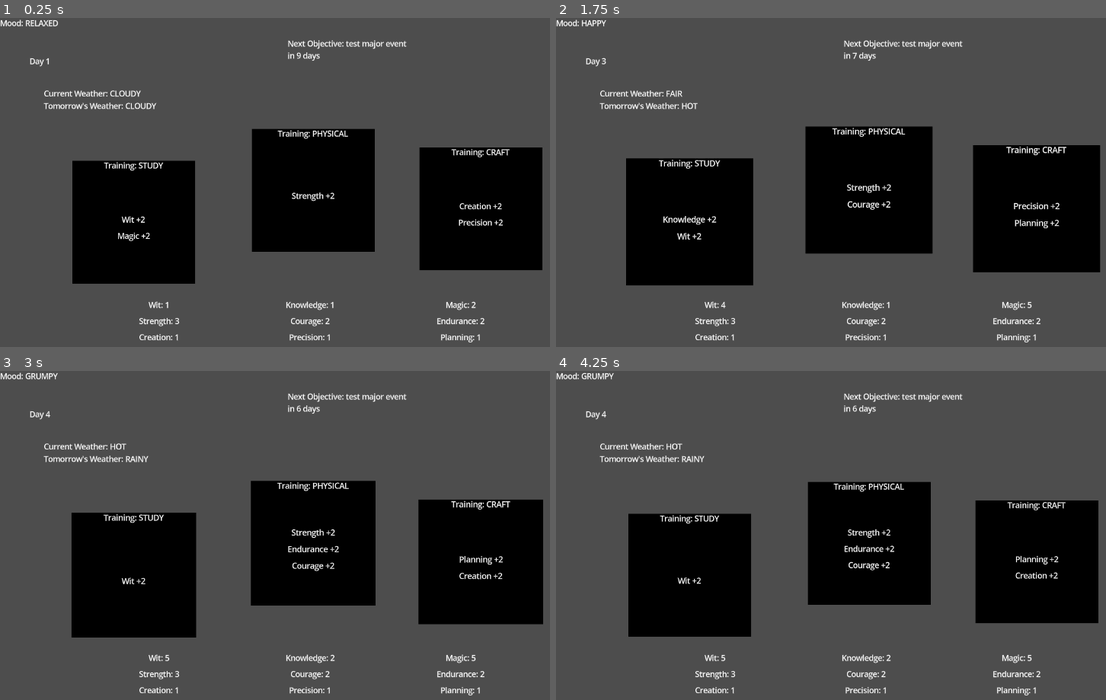
Above: before the commit, frames 1-4 (two rows, left to right).
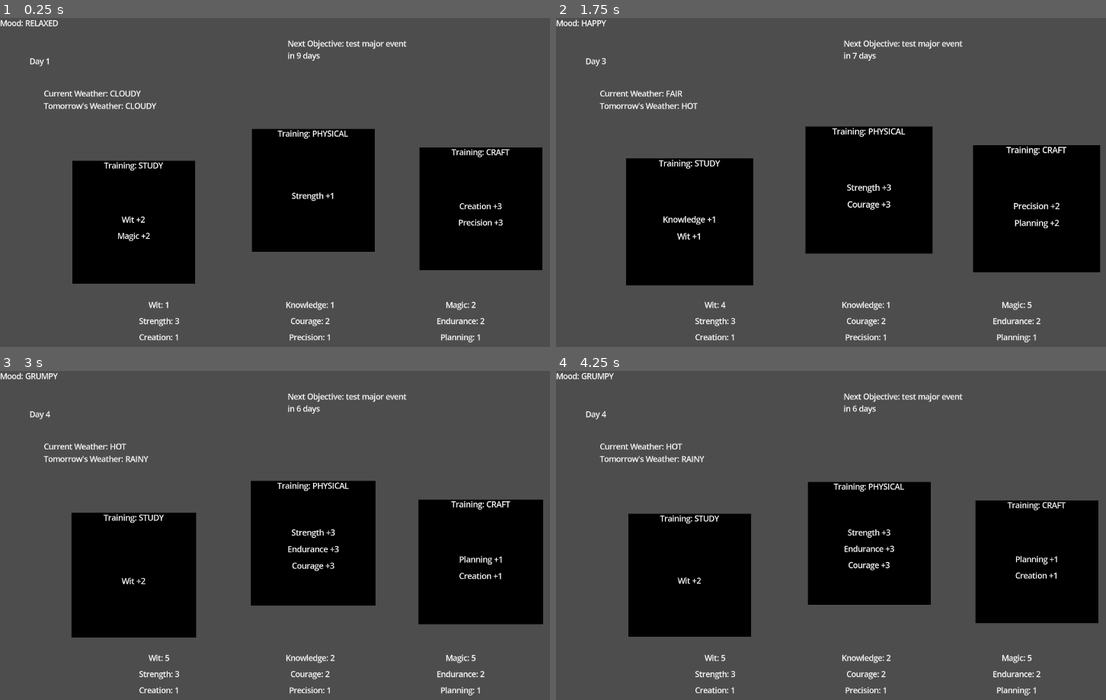
Above: after the commit, the same moments.

Repository: SamBumgardner/ld-58-game
Game: Godot game, scene res://gameplay/gameplay.tscn
Same seed, same stepped clock (60 frames per second), same inputs: the game is played once before the commit and once after it. This scene is started directly instead of the project's main scene.
Inputs (mouse positions are in pixels of both pictures, inside the frame that each line leads up to):
- Up to frame 1 (0.25 s): no input
- Up to frame 2 (1.75 s): click (688, 221) at 0.52 s; click (688, 221) at 1.27 s
- Up to frame 3 (3 s): click (132, 574) at 2.02 s
- Up to frame 4 (4.25 s): no input

The runs differ from the first frame. In frame 1, less than 0.1% of the frame differs, in the area x 59-92%, y 53-64%; in frame 2, less than 0.1%; in frame 3, less than 0.1%, in the area x 59-92%, y 48-64%; in frame 4, less than 0.1%.

Commit message:
Fix: make activity selectors display enhanced stats
So for now, what you see is what you get

Diff:
--- a/game/gameplay/gameplay.gd
+++ b/game/gameplay/gameplay.gd
@@ -3,7 +3,7 @@
 signal dayCountChanged(newDayCount: int);
 signal daysRemainingChanged(daysRemainingCount: int);
 signal nextMajorEventChanged(newNextMajorEvent: MajorEvent);
-signal activitiesChanged(newActivities: Array[Activity]);
+signal activitiesChanged(newActivities: Array[ActivityEnhanced]);
 
 #region node init
 @onready var dayManager: DayManager = $DayManager;
@@ -135,7 +135,7 @@
 
     activityOptions = ActivityGenerator.generateActivities(dayManager.getCurrentDay(), player);
     enhancedActivities = _createActivityEnhancements(activityOptions, dayManager.getCurrentDay(), player)
-    activitiesChanged.emit(activityOptions);
+    activitiesChanged.emit(enhancedActivities);
 
     dayCount += 1;
     daysTillMajorEvent -= 1
--- a/game/gameplay/hud/activity_selection.gd
+++ b/game/gameplay/hud/activity_selection.gd
@@ -26,14 +26,14 @@
     tween.tween_property(self, "scale", Vector2.ONE, 2);
     tween.set_loops();
 
-func _onActivitiesChanged(newActivities: Array[Activity]) -> void:
-    var activity = newActivities.get(activityIndex);
+func _onActivitiesChanged(newActivities: Array[ActivityEnhanced]) -> void:
+    var activity: ActivityEnhanced = newActivities.get(activityIndex);
     if activity != null:
-        title.text = HEADER_TEXT % Stats.Types.find_key(activity.statType);
+        title.text = HEADER_TEXT % Stats.Types.find_key(activity.baseActivity.statType);
 
         for i in increases.size():
-            if i < activity.statIncreases.size():
-                var statIncrease: StatIncrease = activity.statIncreases[i];
+            if i < activity.enhancedIncreases.size():
+                var statIncrease: StatIncrease = activity.enhancedIncreases[i];
                 increases[i].text = INCREASE_TEXT % [
                     Stats.NamesLookup[statIncrease.statType][statIncrease.subTypeIndex],
                     statIncrease.changeAmount
